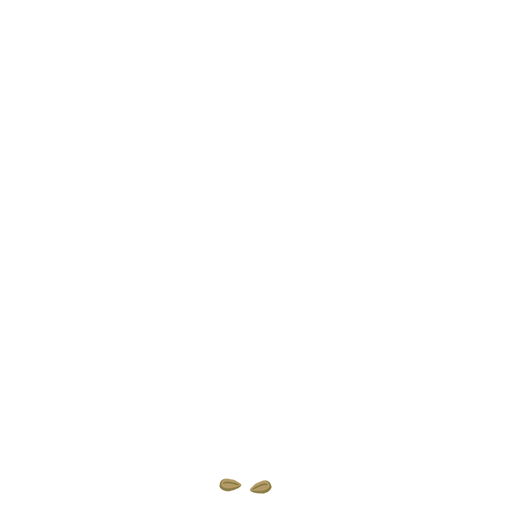
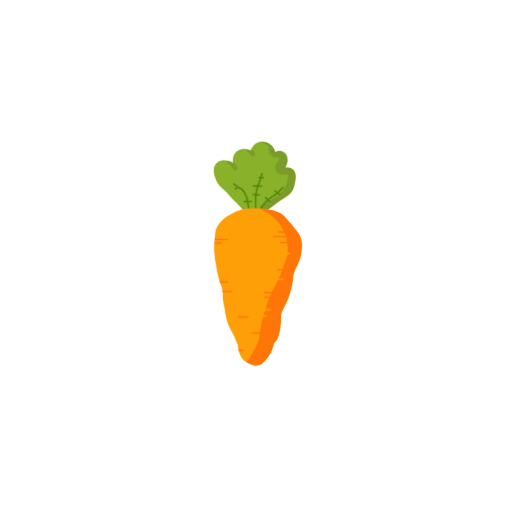
Layer changes from the first w=512, h=512 image to the second:
hid group "Seed" (1 layers) over (x1=219, y1=248, x2=283, y2=494)
painted on "Layer 11 copy 2" over (x1=219, y1=248, x2=283, y2=494)
showed group "Group 1" (5 layers) over (x1=213, y1=141, x2=303, y2=367)
